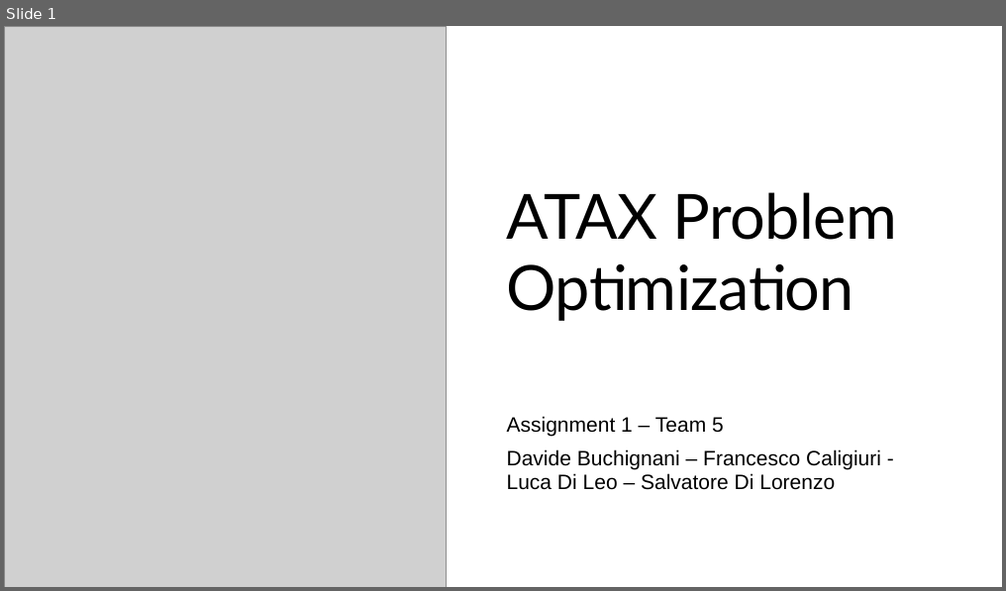
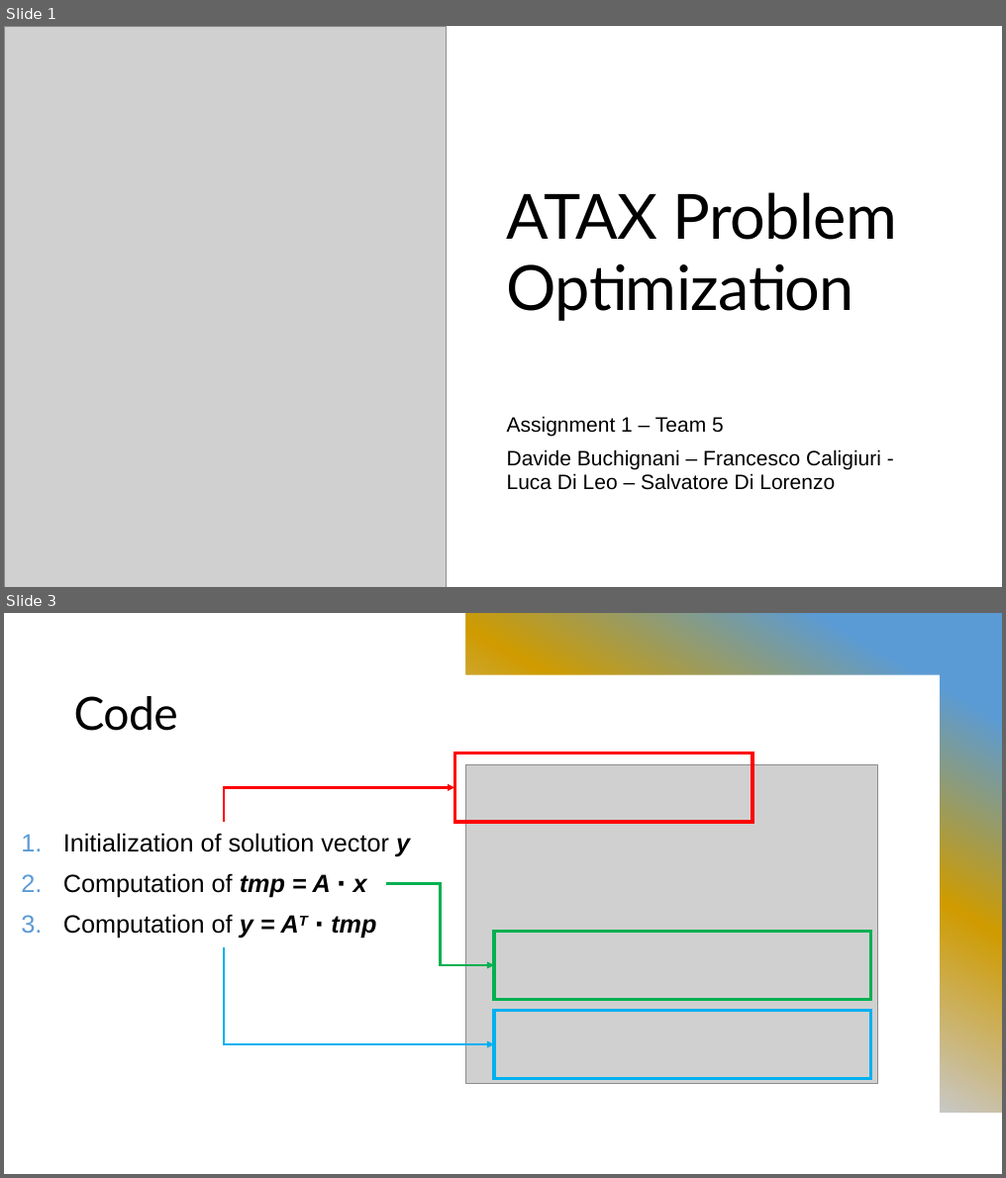
Before and after one commit to salor02/assignment-HPC, a slide deck: assignment-1/ATAX Problem Optimization.pptx. Shown one above the other, each under a label of ours: slide 1 before the commit, slides 1 and 3 after it; the slides between them are not shown. The pictures are 1006x591 and 1006x1178 pixels, drawn with LibreOffice and Linux fonts; fonts in the diff are those of the drawing; grey boxes stand for pictures. Boxes give left, top, right and bottom in pixels: in the first picture for what was removed or moved away, otherwise in the second. Text is boxed around its words. In the diff, an @@ line names an element or a change of style, - is before the commit and + after.

```diff
--- a/assignment-1/ATAX Problem Optimization.pptx
+++ b/assignment-1/ATAX Problem Optimization.pptx
@@ slide 3 added at [4,613,1002,1174], background #FFFFFF; not listed: 1 template element that a slide beside it also shows @@
@@ rectangle added at [4,613,1002,1174], fill #FFFFFF @@
@@ rectangle added at [4,613,1002,1112], fill gradient #5B9BD5 to #CF9B00 to #C8C8C8 to #ED7D31 to #4472C4 @@
@@ freeform shape added at [4,613,940,1118], fill #FFFFFF @@
@@ title added at [74,696,178,731], 44 pt, text #000000 @@
+Code
@@ rectangle added at [454,754,752,823], outline #FF0000 3 pt @@
@@ elbow arrow added from (224, 822) to (454, 787), #FF0000 2.25 pt @@
@@ picture added at [466,765,877,1084] @@
@@ text added at [63,833,410,939], 24 pt, text #000000 @@
+1. Initialization of solution vector y
+2. Computation of tmp = A ⋅ x
+3. Computation of y = AT ⋅ tmp
@@ elbow arrow added from (386, 884) to (494, 965), #00B050 2.25 pt @@
@@ rectangle added at [494,931,871,1000], outline #00B050 3 pt @@
@@ elbow arrow added from (224, 948) to (494, 1045), #00B0F0 2.25 pt @@
@@ rectangle added at [494,1011,871,1079], outline #00B0F0 3 pt @@
```
Also in this commit, not shown: 3 slides changed, 1 other slide added, 1 slide removed.
